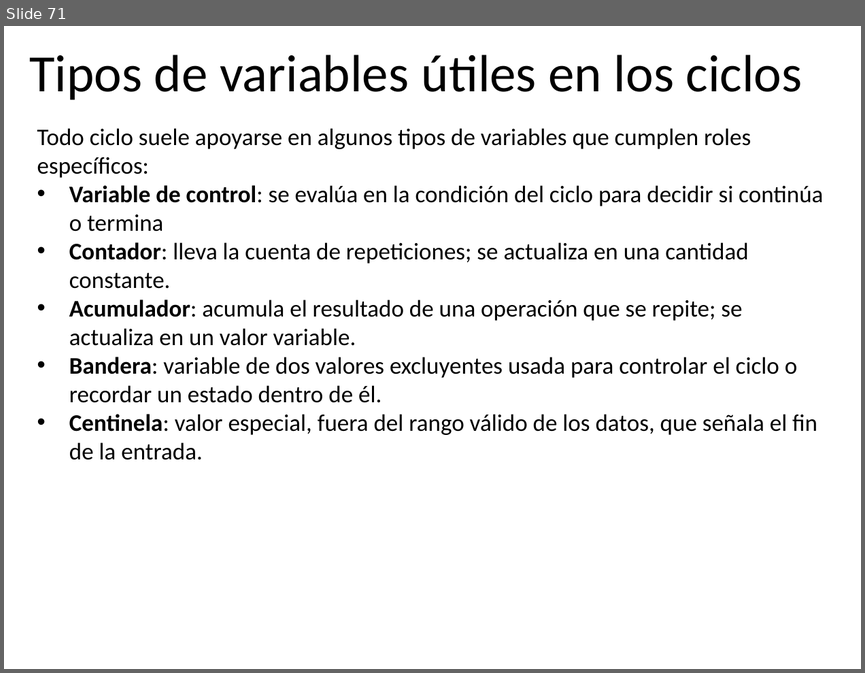
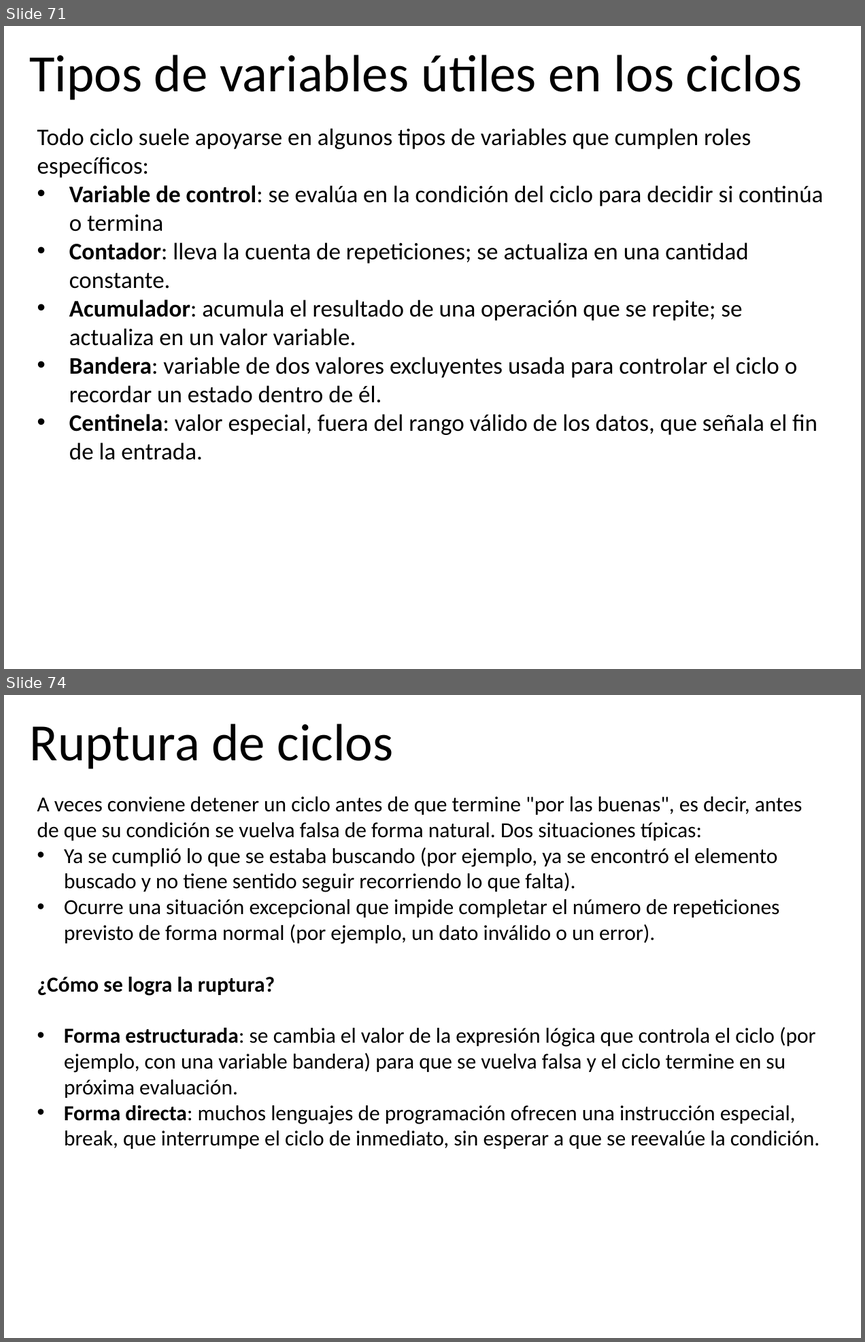
Before and after one commit to algoritmos-UdeA/logica1-20262, a slide deck: clases/7/teoria/clase-07.pptx. Shown one above the other, each under a label of ours: slide 71 before the commit, slides 71 and 74 after it; the slides between them are not shown. The pictures are 865x673 and 865x1342 pixels, drawn with LibreOffice and Linux fonts; fonts in the diff are those of the drawing. Boxes give left, top, right and bottom in pixels: in the first picture for what was removed or moved away, otherwise in the second. Text is boxed around its words. In the diff, an @@ line names an element or a change of style, - is before the commit and + after.

```diff
--- a/clases/7/teoria/clase-07.pptx
+++ b/clases/7/teoria/clase-07.pptx
@@ slide 74 added at (x1=4, y1=695, x2=861, y2=1338), background #FFFFFF @@
@@ title added at (x1=29, y1=724, x2=394, y2=769), 44 pt, text #000000 @@
+Ruptura de ciclos
@@ text added at (x1=37, y1=796, x2=819, y2=1149), 18 pt, text #000000 @@
+A veces conviene detener un ciclo antes de que termine "por las buenas", es decir, antes de que su condición se vuelva falsa de forma natural. Dos situaciones típicas:
+• Ya se cumplió lo que se estaba buscando (por ejemplo, ya se encontró el elemento buscado y no tiene sentido seguir recorriendo lo que falta).
+• Ocurre una situación excepcional que impide completar el número de repeticiones previsto de forma normal (por ejemplo, un dato inválido o un error).
+¿Cómo se logra la ruptura?
+• Forma estructurada: se cambia el valor de la expresión lógica que controla el ciclo (por ejemplo, con una variable bandera) para que se vuelva falsa y el ciclo termine en su próxima evaluación.
+• Forma directa: muchos lenguajes de programación ofrecen una instrucción especial, break, que interrumpe el ciclo de inmediato, sin esperar a que se reevalúe la condición.
```
Also in this commit, not shown: 21 slides changed, 13 other slides added, 13 other files.
